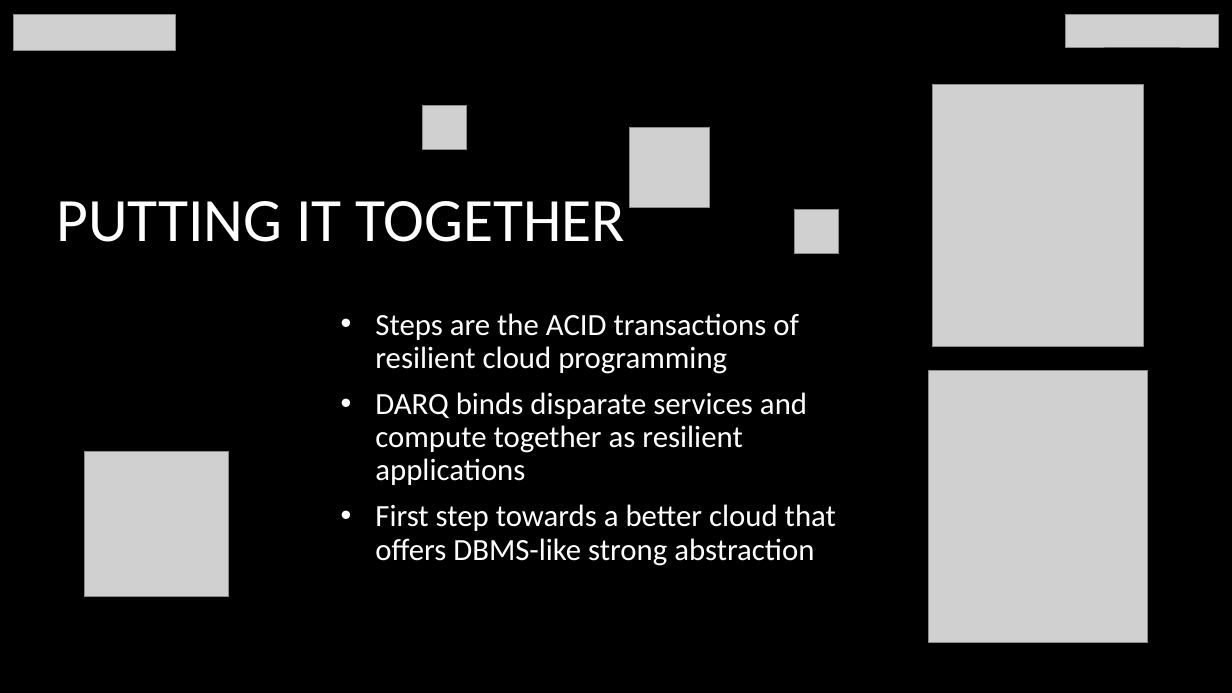
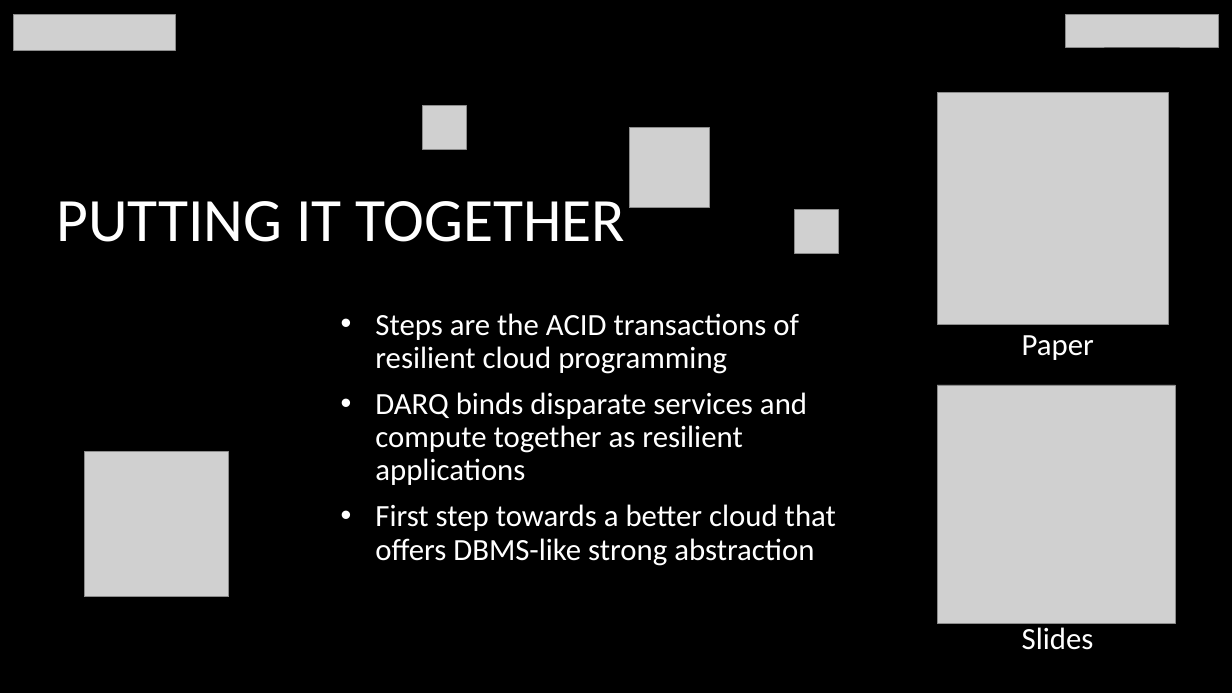
Before and after one commit to tli2/tli2.github.io, a slide deck: slide 52 of assets/DARQ-long-talk.pptx (slide 50 before the commit). Drawn at 1232x693 pixels with LibreOffice and Linux fonts; fonts in the diff are those of the drawing; grey boxes stand for pictures; background and template pictures are left out. Boxes give left, top, right and bottom in pixels: in the first picture for what was removed or moved away, otherwise in the second. Text is boxed around its words. In the diff, an @@ line names an element or a change of style, - is before the commit and + after.

```diff
--- a/assets/DARQ-long-talk.pptx
+++ b/assets/DARQ-long-talk.pptx
@@ picture: place and size @@
-picture at bbox=[933, 84, 1143, 347]
+picture at bbox=[937, 92, 1169, 324]
@@ text added at bbox=[1022, 335, 1094, 360], 24 pt, text #FFFFFF @@
+Paper
@@ picture: place and size @@
-picture at bbox=[929, 371, 1148, 643]
+picture at bbox=[937, 385, 1176, 624]
@@ text added at bbox=[1022, 623, 1094, 650], 24 pt, text #FFFFFF @@
+Slides
```
Also in this commit, not shown: 6 other slides changed, 2 slides added.
